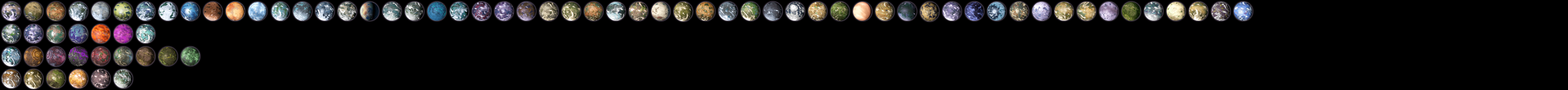
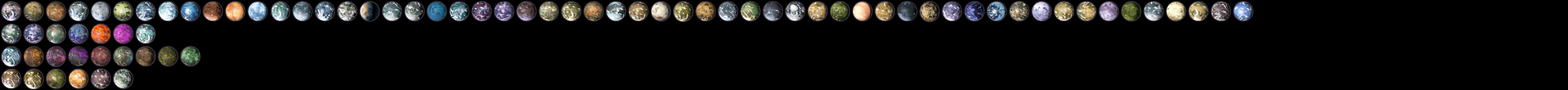
Layer changes from the first 1568×90 image to the second:
renamed "Layer 6" to "Layer 86", painted on it over [539,1,559,21]
renamed "Layer 12" to "Layer 87", painted on it over [628,1,648,21]
renamed "Layer 34" to "Layer 85", painted on it over [158,1,178,21]
